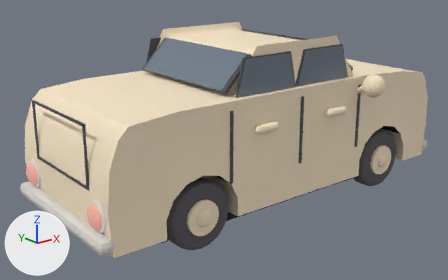
What one commit did to the glTF model assets/models/05-sedan-car/05-sedan-car.glb.
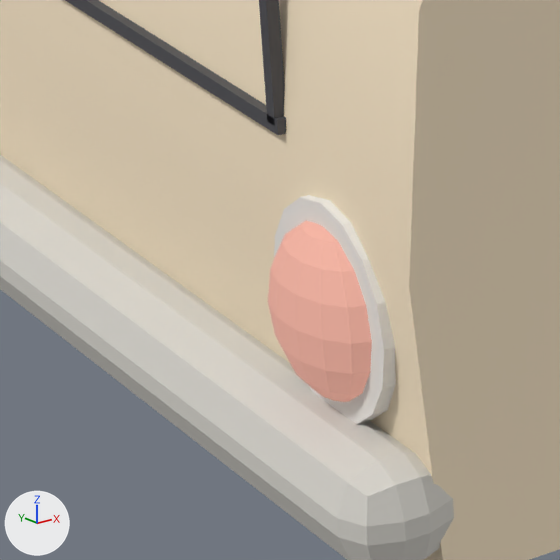
The first picture shows the older version from a 50 mm camera at (-2.5, -2.92, 1.57) aimed at (-0.13, 0.05, 0.38). The close-ups show the older and then the newer version on the part from 10% to 29% of the width and 61% to 91% of the height of that picture. Only the edits that show in the close-ups are written down. Arrows for +X, +Y and +Z are at lower left; the lights stay in place.

Objects in the first close-up: 'Body', 'BumperR', 'TailLens_L', 'TailRim_L', 'TrunkSeamH_0.44', 'TrunkSeamV_L'.
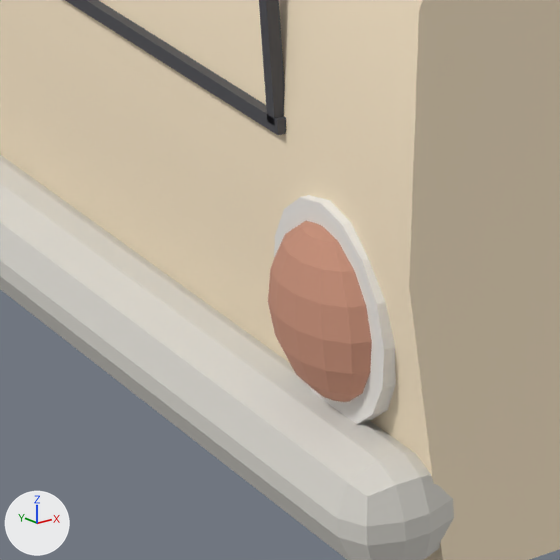
Changed parts and their boxes (x1, y1, x2, y2) in the close-ups (560 x 560 px):
'TailLens_L', recoloured (beige to brown)
    both: (268, 221, 372, 402)

The change in detail:
Material 'Tail' (mat_tail) changes colour from beige #cb9586 to brown #b3816c; in linear values from (0.6, 0.3, 0.24) to (0.45, 0.22, 0.15).
In material 'Tail' (mat_tail), emission_color goes from (0.3, 0.15, 0.12) (brown #956c61) to (0.09, 0.044, 0.03) (brown #553b30).
